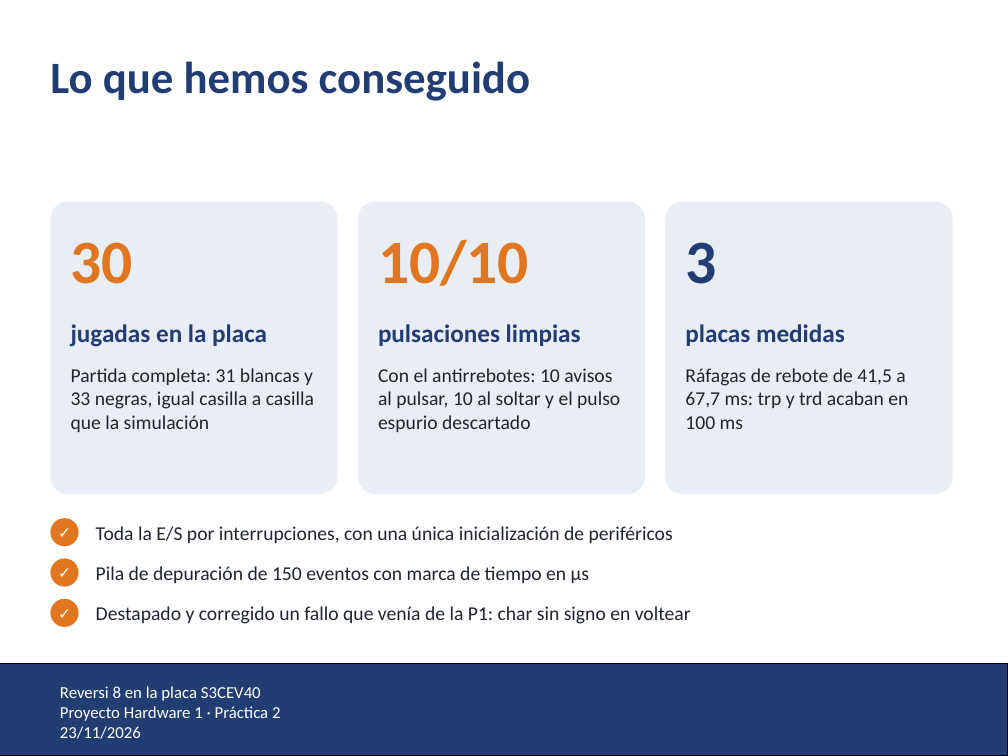
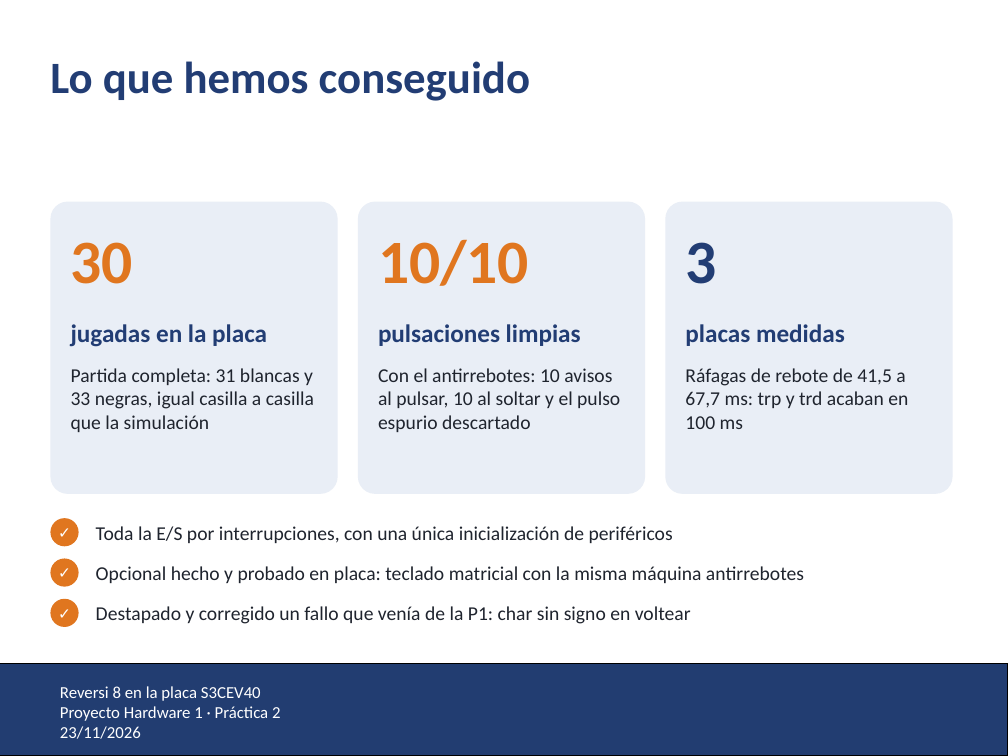
Before and after one commit to sergiobenedi/P2_PH_873042_960280, a slide deck: slide 2 of presentacion/Presentacion_P2_unizar.pptx. Drawn at 1008x756 pixels with LibreOffice and Linux fonts; fonts in the diff are those of the drawing; background and template pictures are left out. Boxes give left, top, right and bottom in pixels: in the first picture for what was removed or moved away, otherwise in the second. Text is boxed around its words. In the diff, an @@ line names an element or a change of style, - is before the commit and + after.

```diff
--- a/presentacion/Presentacion_P2_unizar.pptx
+++ b/presentacion/Presentacion_P2_unizar.pptx
@@ text at (96,566,804,583): text changed @@
-Pila de depuración de 150 eventos con marca de tiempo en µs
+Opcional hecho y probado en placa: teclado matricial con la misma máquina antirrebotes
```
Also in this commit, not shown: 3 other slides changed, 1 slide added, 2 other files.
